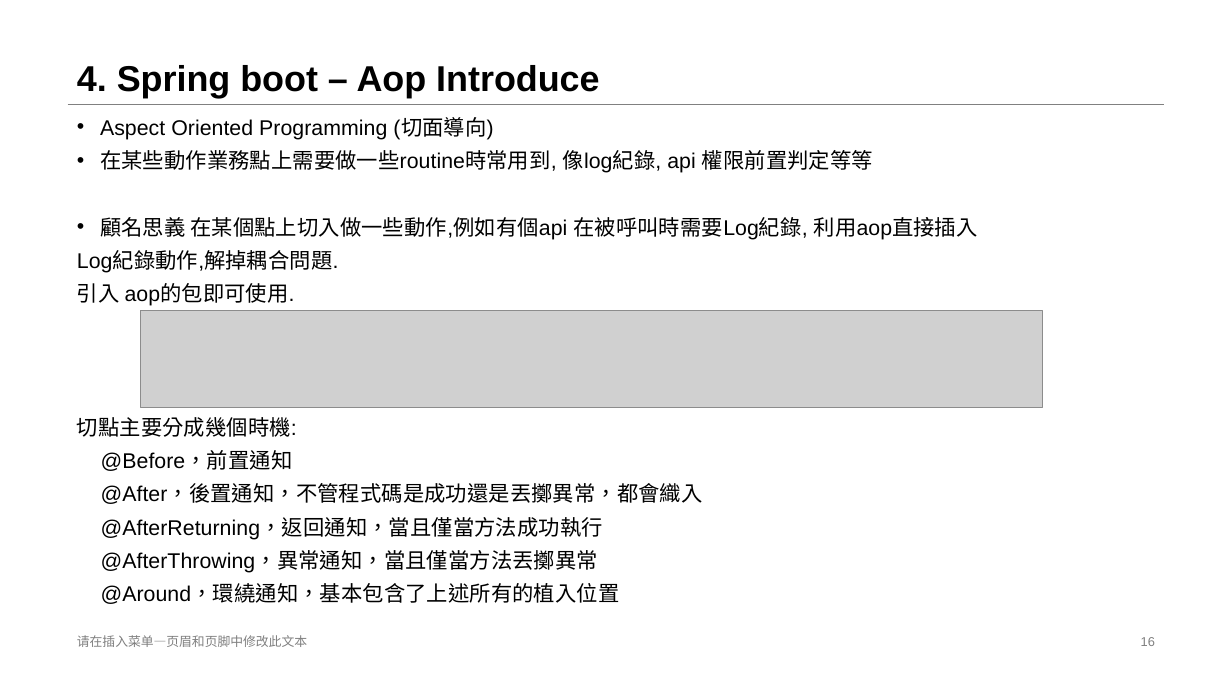
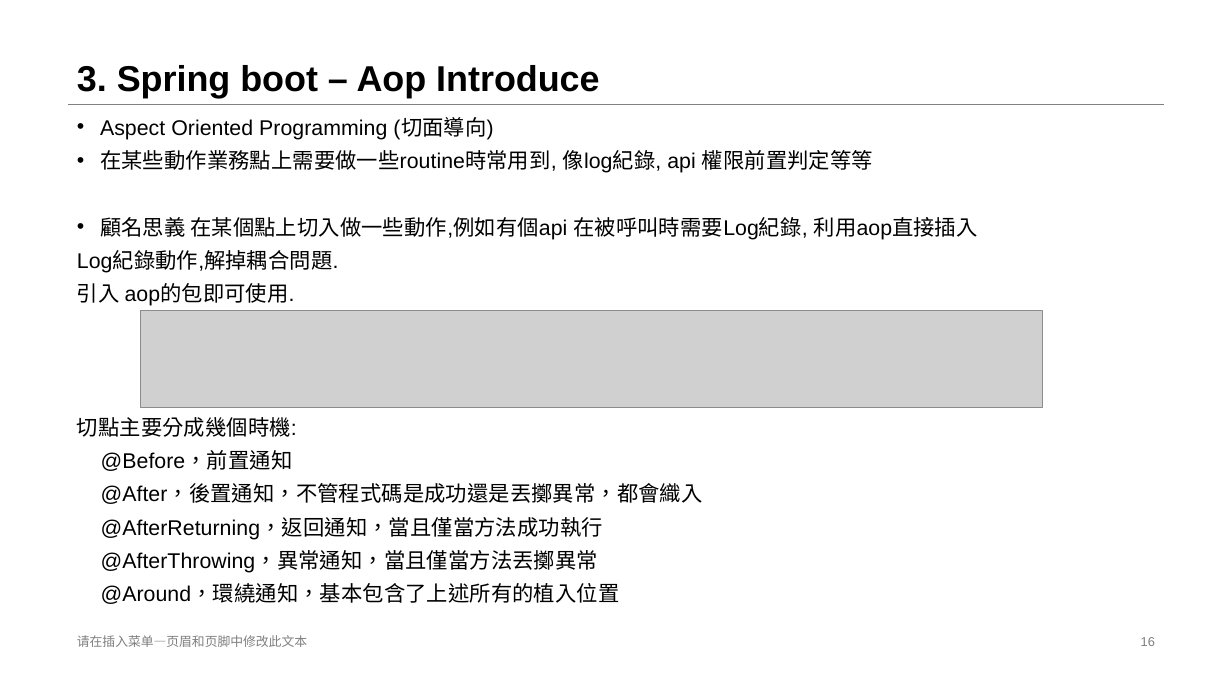
Before and after one commit to stereo720712/2021_Spring_Cloud_ReParctice, a slide deck: slide 16 of Spring_boot_introduce/Spring Boot Introduce.pptx. Drawn at 1232x693 pixels with LibreOffice and Linux fonts; fonts in the diff are those of the drawing; grey boxes stand for pictures. Boxes give left, top, right and bottom in pixels: in the first picture for what was removed or moved away, otherwise in the second. Text is boxed around its words. In the diff, an @@ line names an element or a change of style, - is before the commit and + after.

Commit message:
update spring boot data

```diff
--- a/Spring_boot_introduce/Spring Boot Introduce.pptx
+++ b/Spring_boot_introduce/Spring Boot Introduce.pptx
@@ title at [77, 65, 599, 98]: text changed @@
-4. Spring boot – Aop Introduce
+3. Spring boot – Aop Introduce
```
Also in this commit, not shown: 8 other slides changed, 3 slides added, 1 slide removed.
